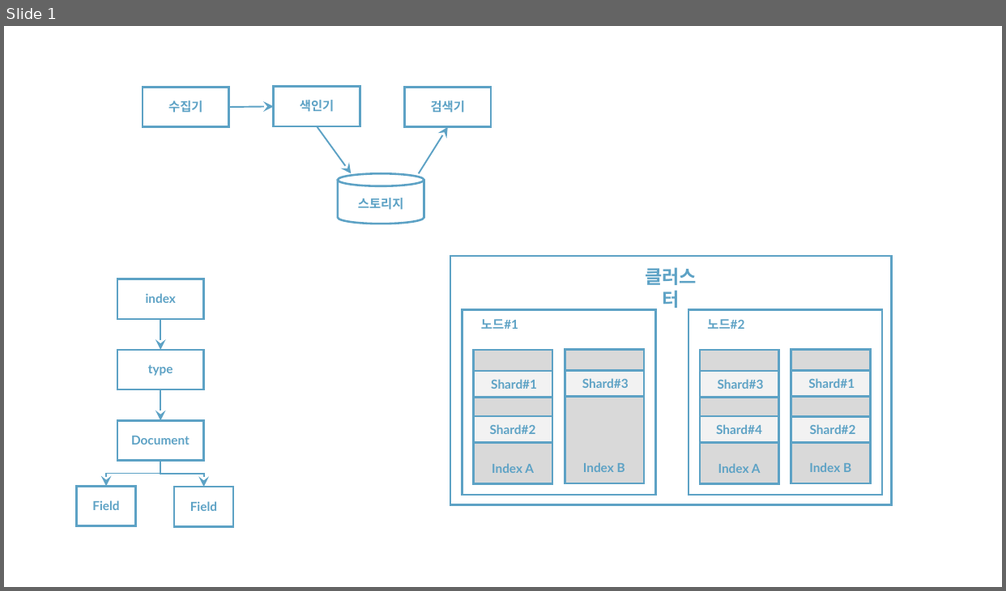
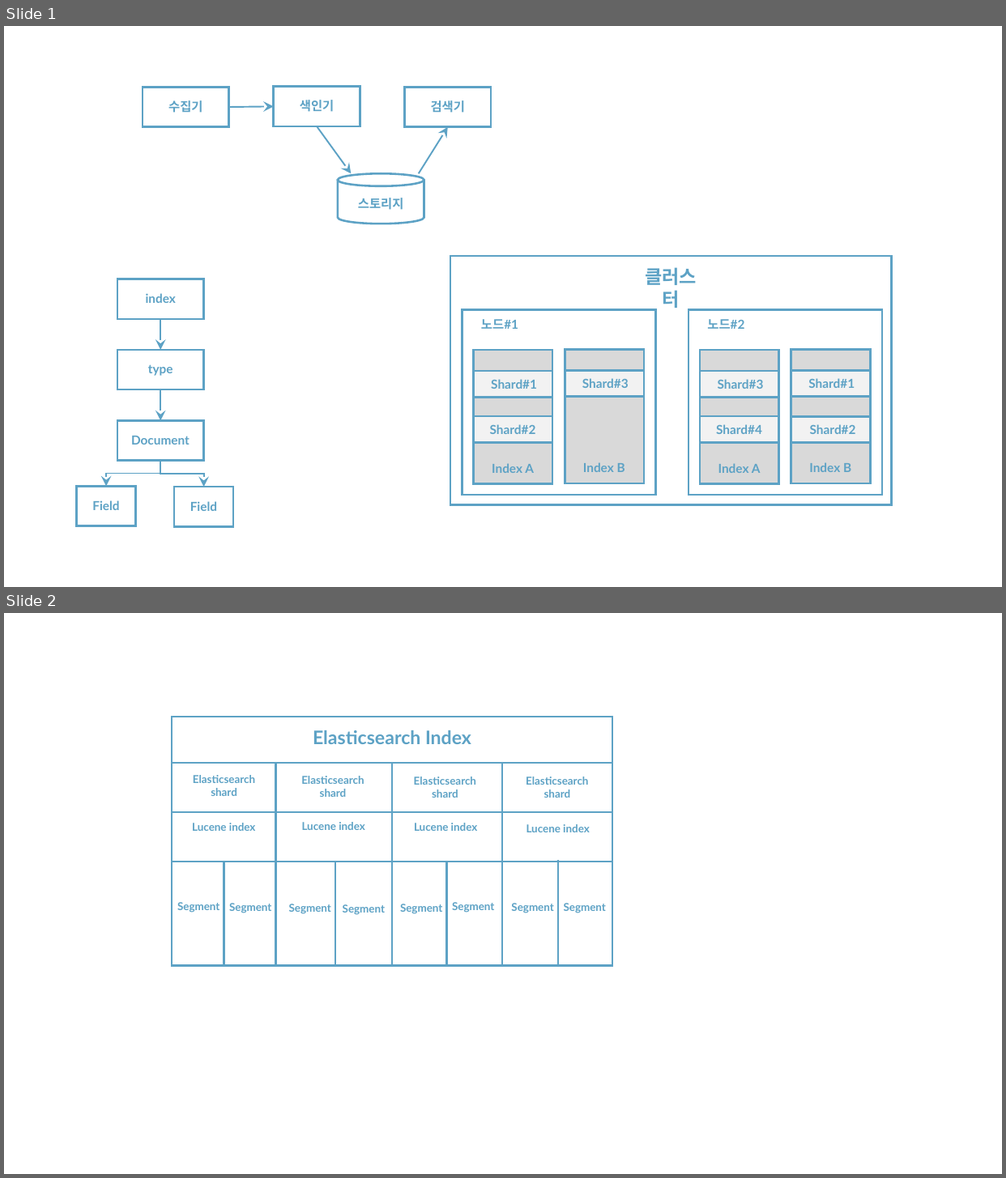
Before and after one commit to rudaks-han/book-summary, a slide deck: 엘라스틱서치실무가이드/ref/프레젠테이션1.pptx. Shown one above the other, each under a label of ours: slide 1 before the commit, slides 1 and 2 after it. The pictures are 1006x591 and 1006x1178 pixels, drawn with LibreOffice and Linux fonts; fonts in the diff are those of the drawing. Boxes give left, top, right and bottom in pixels: in the first picture for what was removed or moved away, otherwise in the second. Text is boxed around its words. In the diff, an @@ line names an element or a change of style, - is before the commit and + after.

```diff
--- a/엘라스틱서치실무가이드/ref/프레젠테이션1.pptx
+++ b/엘라스틱서치실무가이드/ref/프레젠테이션1.pptx
@@ slide 2 added at <box>4,613,1002,1174</box>, background #FFFFFF @@
@@ rectangle added at <box>172,717,612,965</box>, outline #5DA2C5 2 pt @@
@@ text added at <box>313,730,471,744</box>, 18 pt, text #5DA2C5, bold @@
+Elasticsearch Index
@@ line added from (172, 763) to (612, 763), #5DA2C5 2 pt @@
@@ text added at <box>193,775,255,796</box>, 10.5 pt, text #5DA2C5, bold @@
+Elasticsearch
+shard
@@ line added from (275, 763) to (275, 965), #5DA2C5 2 pt @@
@@ text added at <box>301,776,364,797</box>, 10.5 pt, text #5DA2C5, bold @@
+Elasticsearch
+shard
@@ line added from (392, 763) to (392, 965), #5DA2C5 2 pt @@
@@ text added at <box>414,777,476,798</box>, 10.5 pt, text #5DA2C5, bold @@
+Elasticsearch
+shard
@@ line added from (503, 763) to (503, 965), #5DA2C5 2 pt @@
@@ text added at <box>526,777,588,798</box>, 10.5 pt, text #5DA2C5, bold @@
+Elasticsearch
+shard
@@ line added from (172, 812) to (612, 812), #5DA2C5 2 pt @@
@@ text added at <box>192,823,256,831</box>, 10.5 pt, text #5DA2C5, bold @@
+Lucene index
@@ text added at <box>302,822,365,830</box>, 10.5 pt, text #5DA2C5, bold @@
+Lucene index
@@ text added at <box>414,823,478,831</box>, 10.5 pt, text #5DA2C5, bold @@
+Lucene index
@@ text added at <box>526,824,590,833</box>, 10.5 pt, text #5DA2C5, bold @@
+Lucene index
@@ line added from (172, 862) to (612, 862), #5DA2C5 2 pt @@
@@ line added from (224, 862) to (224, 965), #5DA2C5 2 pt @@
@@ line added from (335, 863) to (335, 967), #5DA2C5 2 pt @@
@@ line added from (446, 862) to (446, 965), #5DA2C5 2 pt @@
@@ line added from (558, 861) to (558, 965), #5DA2C5 2 pt @@
@@ text added at <box>177,902,219,913</box>, 10.5 pt, text #5DA2C5, bold @@
+Segment
@@ text added at <box>229,903,271,914</box>, 10.5 pt, text #5DA2C5, bold @@
+Segment
@@ text added at <box>289,904,331,914</box>, 10.5 pt, text #5DA2C5, bold @@
+Segment
@@ text added at <box>400,904,442,914</box>, 10.5 pt, text #5DA2C5, bold @@
+Segment
@@ text added at <box>452,902,494,913</box>, 10.5 pt, text #5DA2C5, bold @@
+Segment
@@ text added at <box>511,903,553,914</box>, 10.5 pt, text #5DA2C5, bold @@
+Segment
@@ text added at <box>564,903,606,914</box>, 10.5 pt, text #5DA2C5, bold @@
+Segment
@@ text added at <box>343,905,385,915</box>, 10.5 pt, text #5DA2C5, bold @@
+Segment
```
Also in this commit, not shown: 2 other slides added, 4 other files.
